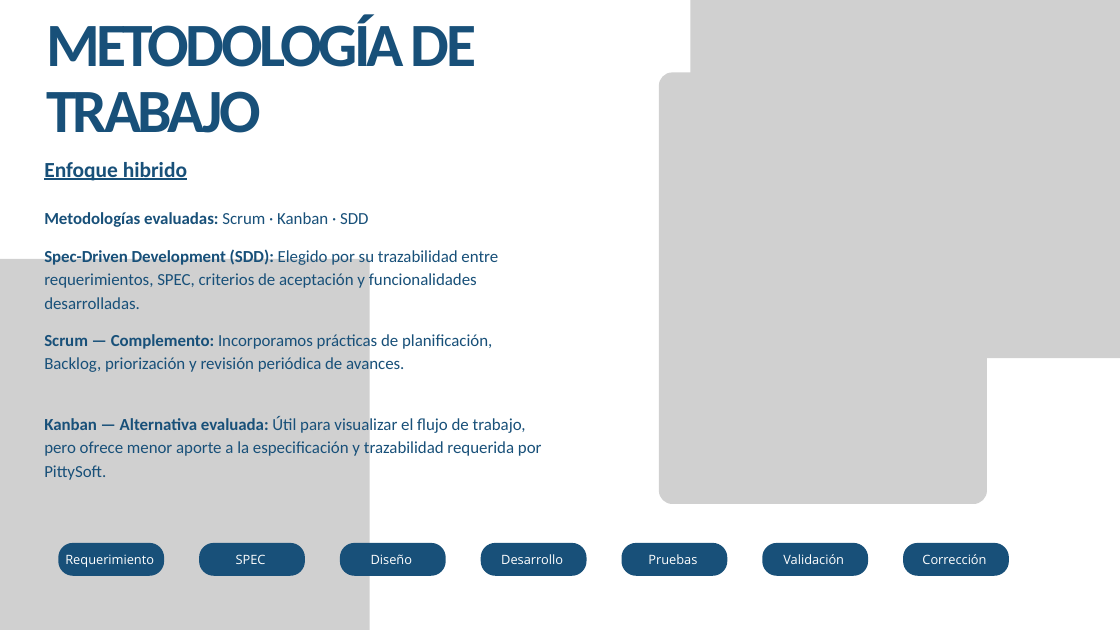
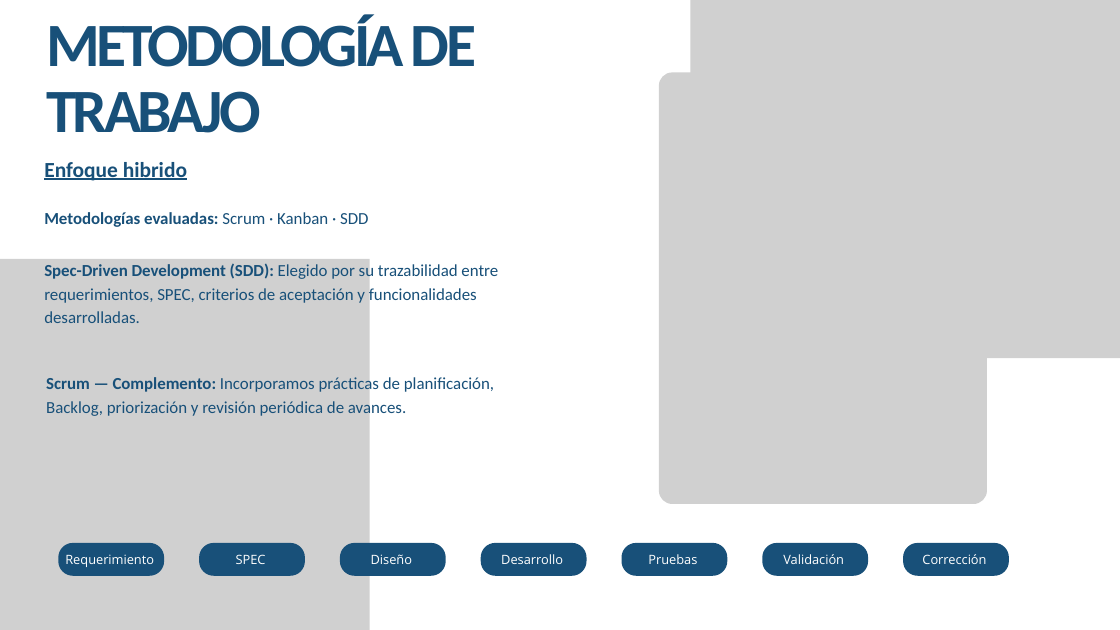
Before and after one commit to GabBerma/Proyecto_Capstone_Grupo8, a slide deck: slide 9 of Fase 1/Evidencias Grupales/Presentación Proyecto.pptx. Drawn at 1120x630 pixels with LibreOffice and Linux fonts; fonts in the diff are those of the drawing; grey boxes stand for pictures; background and template pictures are left out. Boxes give left, top, right and bottom in pixels: in the first picture for what was removed or moved away, otherwise in the second. Text is boxed around its words. In the diff, an @@ line names an element or a change of style, - is before the commit and + after.

```diff
--- a/Fase 1/Evidencias Grupales/Presentación Proyecto.pptx
+++ b/Fase 1/Evidencias Grupales/Presentación Proyecto.pptx
@@ text "Spec-Driven Development (SDD): Elegido por ...": place and size @@
-text "Spec-Driven Development (SDD): Elegido por ..." at [44, 248, 498, 309]
+text "Spec-Driven Development (SDD): Elegido por ..." at [44, 263, 498, 323]
@@ text "Scrum — Complemento: Incorporamos prácticas ...": place and size @@
-text "Scrum — Complemento: Incorporamos prácticas ..." at [44, 332, 492, 375]
+text "Scrum — Complemento: Incorporamos prácticas ..." at [46, 375, 494, 416]
@@ text removed at [44, 416, 542, 480] @@
-Kanban — Alternativa evaluada: Útil para visualizar el flujo de trabajo, pero ofrece menor aporte a la especificación y trazabilidad requerida por PittySoft.
```
Also in this commit, not shown: 2 other slides changed, 1 slide added, 1 slide removed, 6 other files.
